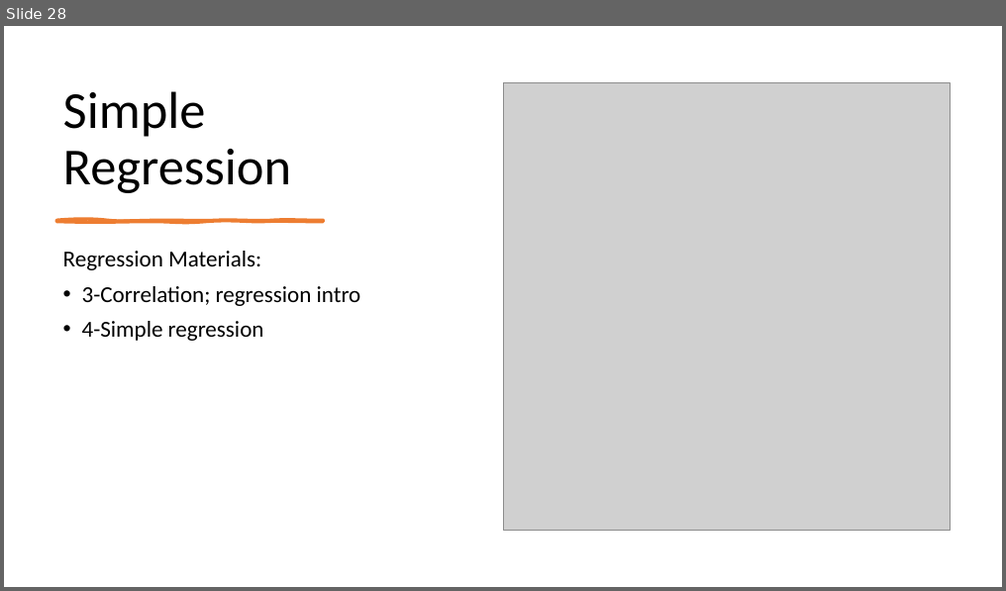
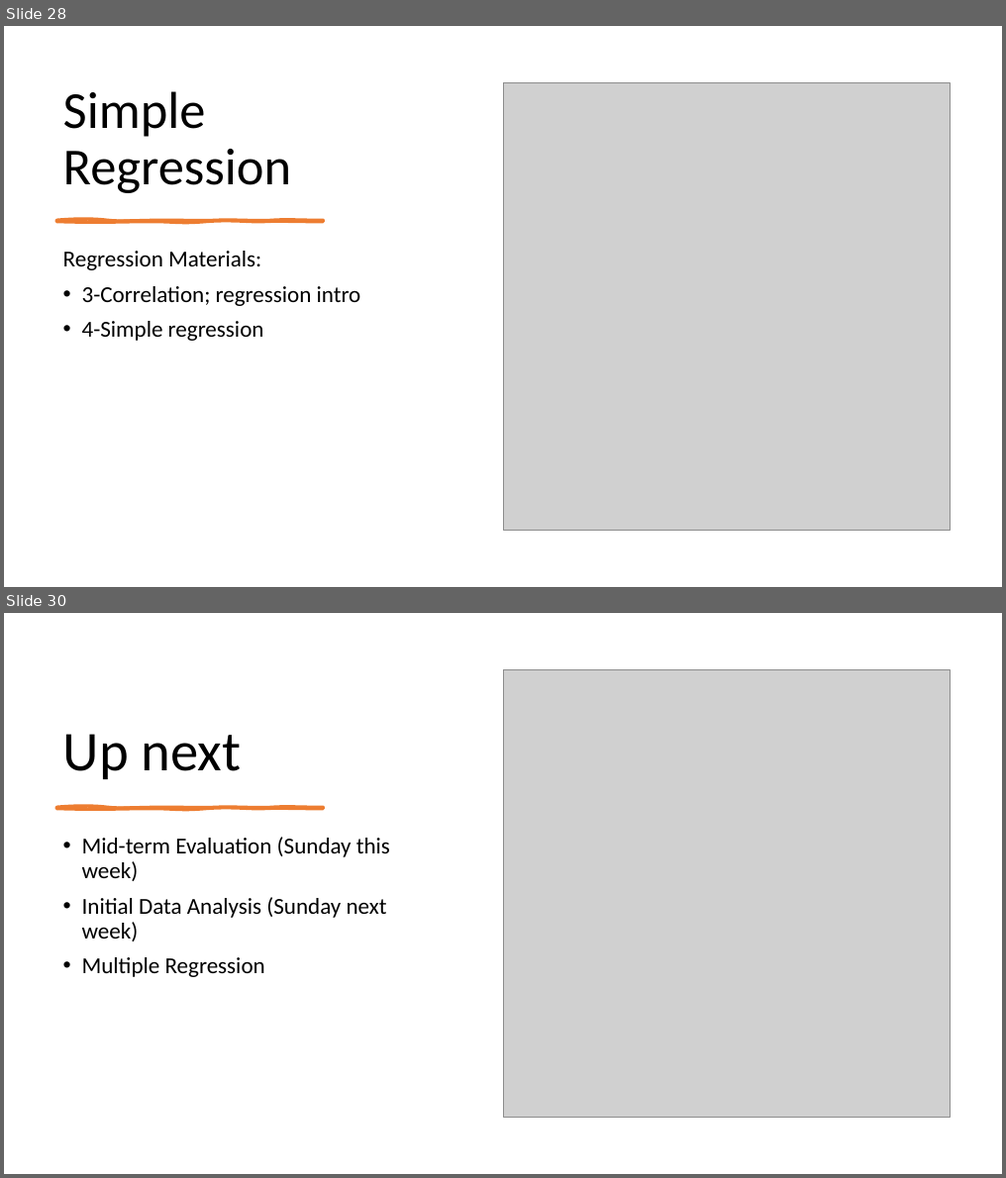
Before and after one commit to mikenguyen13/mar4050, a slide deck: lectures/11/2_Analysis and Interpretation Individual Variables Independently.pptx. Shown one above the other, each under a label of ours: slide 28 before the commit, slides 28 and 30 after it; the slides between them are not shown. The pictures are 1006x591 and 1006x1178 pixels, drawn with LibreOffice and Linux fonts; fonts in the diff are those of the drawing; grey boxes stand for pictures. Boxes give left, top, right and bottom in pixels: in the first picture for what was removed or moved away, otherwise in the second. Text is boxed around its words. In the diff, an @@ line names an element or a change of style, - is before the commit and + after.

```diff
--- a/lectures/11/2_Analysis and Interpretation Individual Variables Independently.pptx
+++ b/lectures/11/2_Analysis and Interpretation Individual Variables Independently.pptx
@@ slide 30 added at [4,613,1002,1174], background #FFFFFF @@
@@ picture added at [503,670,950,1118] @@
@@ title added at [63,734,242,779], 54 pt, text #000000 @@
+Up next
@@ freeform shape added at [56,808,323,809], fill #ED7D31, outline #ED7D31 3 pt @@
@@ text added at [82,837,390,977], 22 pt, text #000000 @@
+• Mid-term Evaluation (Sunday this week)
+• Initial Data Analysis (Sunday next week)
+• Multiple Regression
```
Also in this commit, not shown: 1 slide changed, 1 other slide added, 1 other file.
